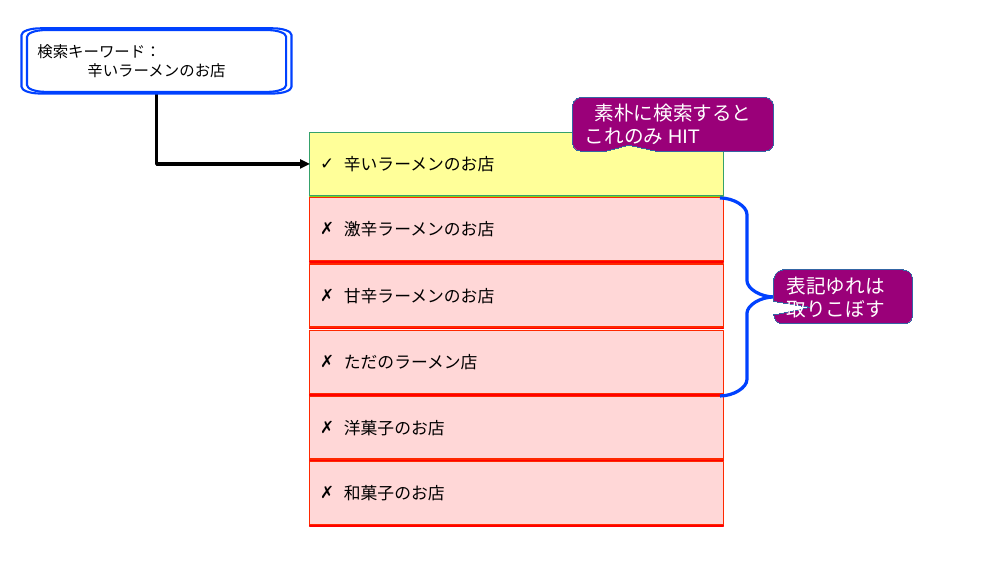
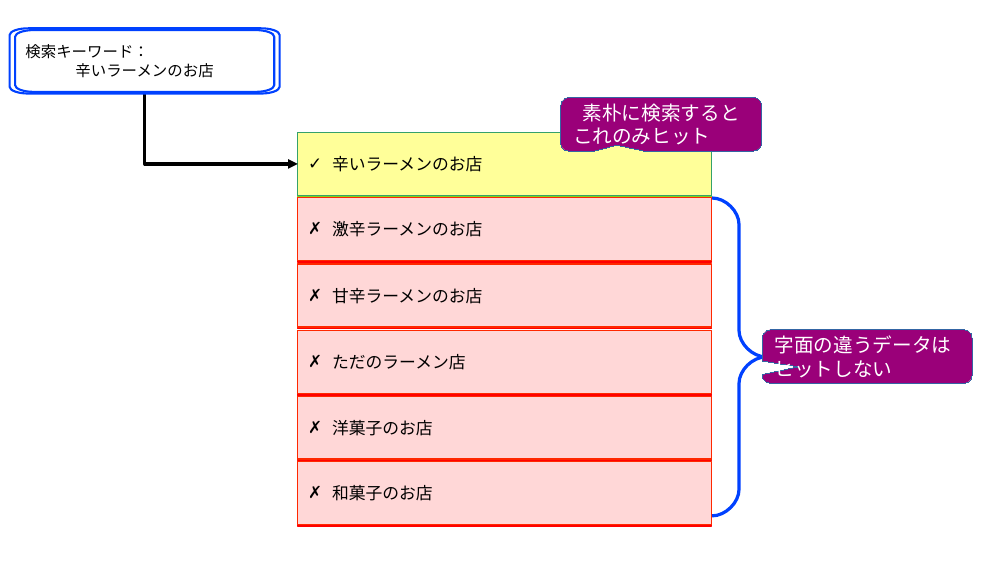
Before and after one commit to komainu8/rabbit-slide-komainu8-postgresql-conference-japan-2025, a slide deck: slide 1 of images.odp. Drawn at 1008x567 pixels with LibreOffice and Linux fonts; fonts in the diff are those of the drawing. Boxes give left, top, right and bottom in pixels: in the first picture for what was removed or moved away, otherwise in the second. Text is boxed around its words. In the diff, an @@ line names an element or a change of style, - is before the commit and + after.

```diff
--- a/images.odp
+++ b/images.odp
@@ 6 rectangles, 3 freeform shapes, 1 elbow arrow: place and size @@
-6 rectangles, 3 freeform shapes, 1 elbow arrow at (21, 28, 724, 524)
+6 rectangles, 3 freeform shapes, 1 elbow arrow at (10, 28, 712, 524)
@@ rounded speech box "素朴に検索すると": place and size @@
-rounded speech box "素朴に検索すると" at (573, 97, 774, 151)
+rounded speech box "素朴に検索すると" at (560, 97, 762, 151)
@@ text in rounded speech box at (573, 127, 710, 149): text changed @@
-これのみHIT
+これのみヒット
@@ freeform shape: place and size @@
-freeform shape at (720, 198, 774, 395)
+freeform shape at (712, 198, 766, 515)
@@ rounded speech box removed at (774, 270, 913, 325) @@
-表記ゆれは
-取りこぼす
@@ rounded speech box added at (762, 330, 973, 384), fill #9A0079, outline #3465A4 0 pt, 14 pt, text #FFFFFF @@
+字面の違うデータはヒットしない
```
Also in this commit, not shown: 7 other slides changed, 7 other files.
